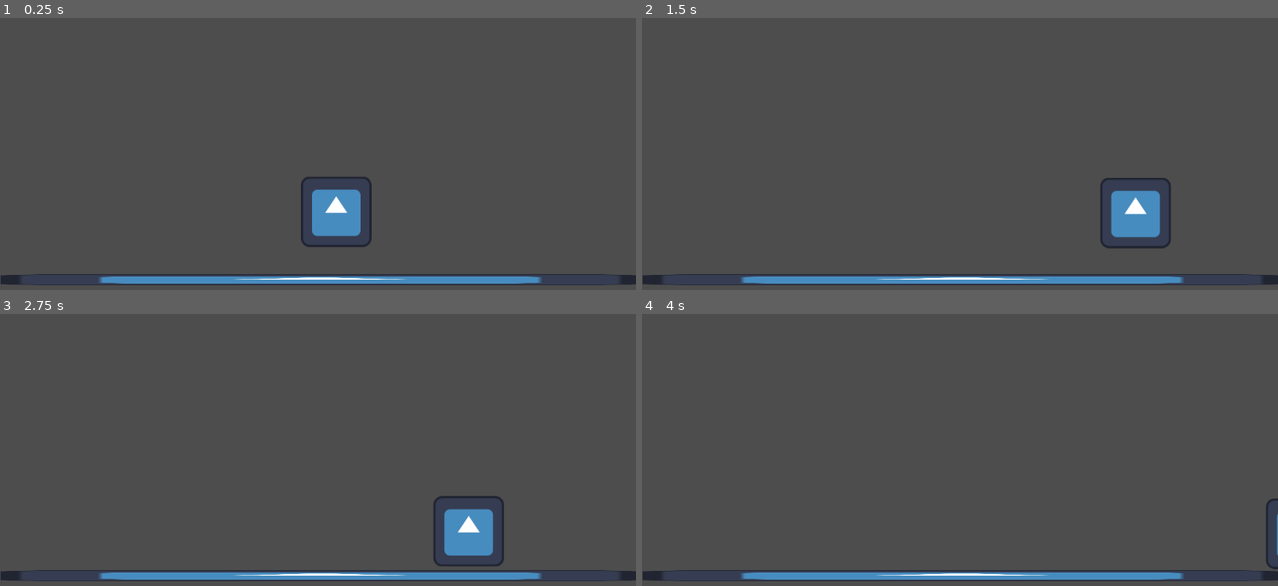
Above: before the commit, frames 1-4 (two rows, left to right).
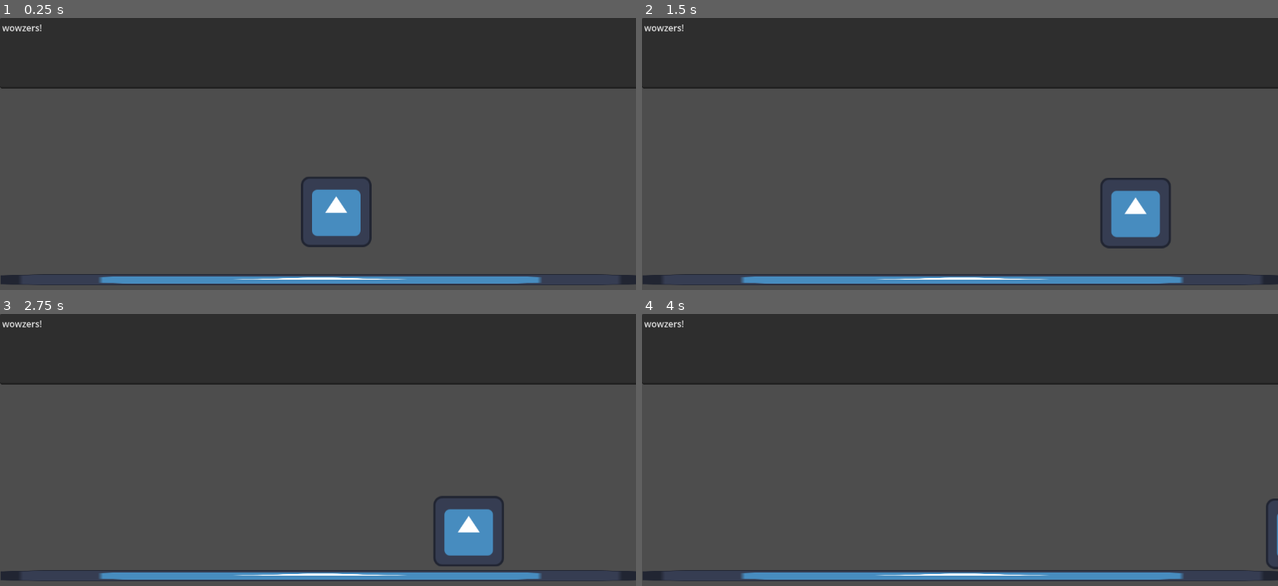
Above: after the commit, the same moments.

Repository: Goteamsky2233/Bad-Ideas-Game-Jam
Game: Godot game, scene res://node_2d.tscn
Two runs of this game, one before a commit and one after it. Both use one fixed random seed, a clock stepped at 60 frames per second and the inputs below. The engine's default icon, where the game draws it, is replaced by a stand-in: a white triangle on a blue panel in a dark square.
Inputs:
- Up to frame 1 (0.25 s): no input
- Up to frame 2 (1.5 s): hold D (right) from 0.53 s (still down); tap Space (jump) at 0.77 s
- Up to frame 3 (2.75 s): tap Space (jump) at 1.52 s; release D (right) at 2.03 s; hold A (left) from 2.03 s (still down)
- Up to frame 4 (4 s): release A (left) at 2.78 s; hold D (right) from 2.78 s (still down); tap Space (jump) at 3.02, 3.77 s

The runs differ from the first frame. In frame 1, 26% of the frame differs, in the area x 0-100%, y 0-27%; in frame 2, 26%; in frame 3, 26%; in frame 4, 26%.

Commit message:
ok actually save it this time

Diff:
--- a/node_2d.tscn
+++ b/node_2d.tscn
@@ -34,3 +34,8 @@
 position = Vector2(5.14984e-05, 0.25)
 scale = Vector2(9.04688, 0.15625)
 texture = ExtResource("1_0e48y")
+
+[node name="TextEdit" type="TextEdit" parent="."]
+offset_right = 1156.0
+offset_bottom = 128.0
+text = "wowzers!"
